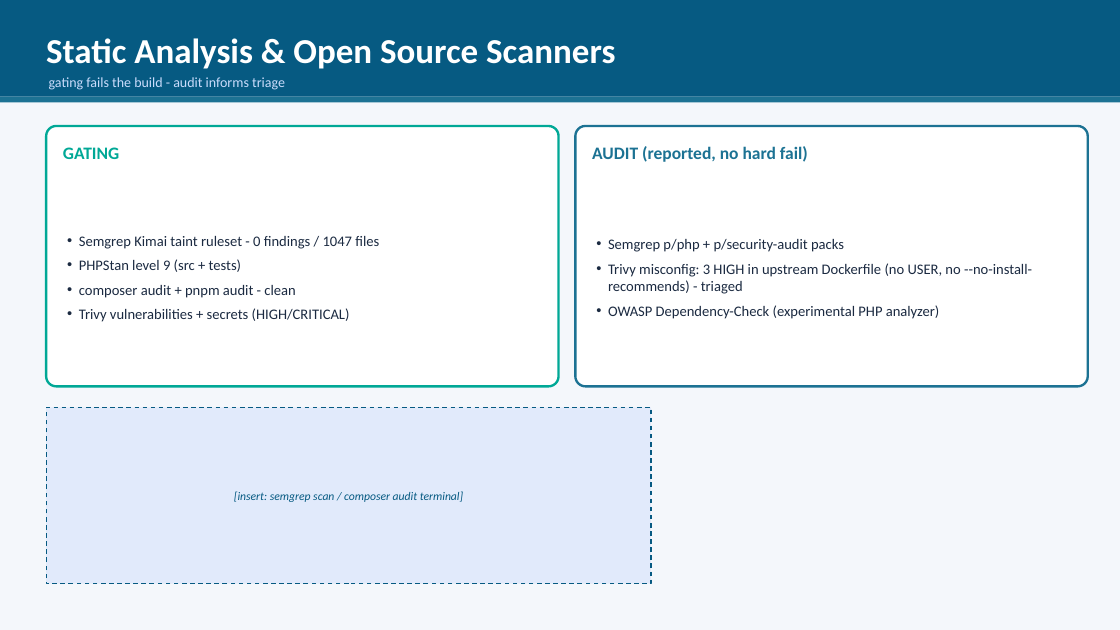
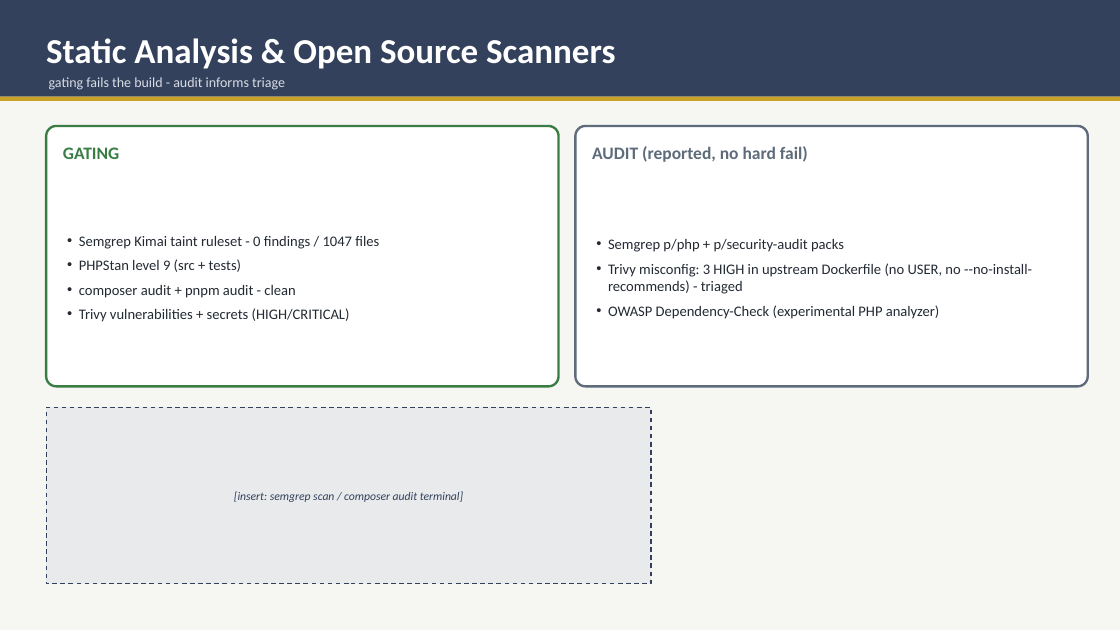
Before and after one commit to kimai/kimai, a slide deck: slide 4 of devsecops/deliverables/DevSecOps_Slides.pptx. Drawn at 1120x630 pixels with LibreOffice and Linux fonts; fonts in the diff are those of the drawing. Boxes give left, top, right and bottom in pixels: in the first picture for what was removed or moved away, otherwise in the second. Text is boxed around its words. In the diff, an @@ line names an element or a change of style, - is before the commit and + after.

```diff
--- a/devsecops/deliverables/DevSecOps_Slides.pptx
+++ b/devsecops/deliverables/DevSecOps_Slides.pptx
@@ rectangle at [0, 0, 1120, 630]: fill #F4F7FB to #F6F6F3 @@
@@ rectangle at [0, 0, 1120, 97]: fill #065A82 to #33415C @@
@@ text "gating fails the build - ..." at [49, 77, 285, 90]: text colour #CADCFC to #D8DCE4 @@
@@ rectangle at [0, 97, 1120, 101]: fill #1C7293 to #C9A227 @@
@@ rounded rectangle at [46, 126, 559, 386]: outline #00A896 2 pt to #3A7D44 2 pt @@
@@ text "GATING" at [63, 147, 119, 159]: text colour #00A896 to #3A7D44 @@
@@ rounded rectangle at [576, 126, 1088, 386]: outline #1C7293 2 pt to #5D6B7A 2 pt @@
@@ text "AUDIT (reported, no hard fail)" at [592, 146, 808, 162]: text colour #1C7293 to #5D6B7A @@
@@ rectangle at [46, 408, 651, 584]: fill #CADCFC at 45% opacity to #D8DCE4 at 45% opacity; outline #065A82 1 pt dashed to #33415C 1 pt dashed @@
@@ text "[insert: semgrep scan / composer ..." at [234, 491, 463, 502]: text colour #065A82 to #33415C @@
```
Also in this commit, not shown: 8 other slides changed.
